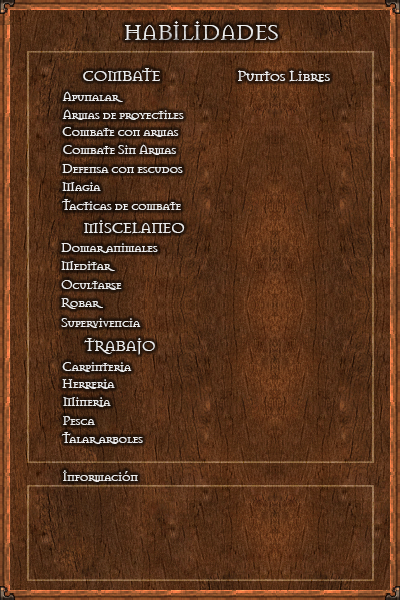
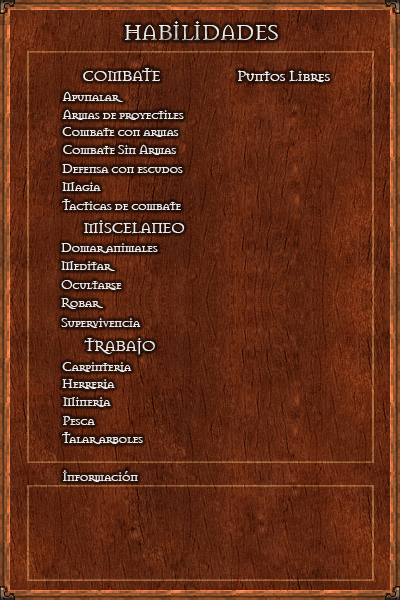
Layers edited between the first and the second w=400, h=600 image:
painted on "Capa 11" over <box>10,10,390,590</box>
added layer "Capa 13" over <box>10,10,390,590</box>
